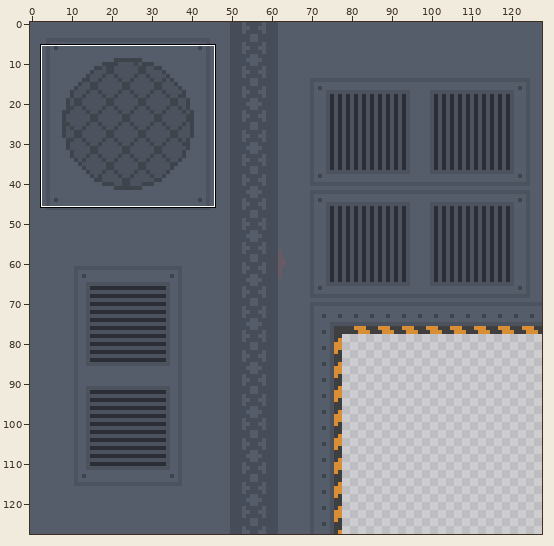
Two states of a sprite sheet, assets/levels/vents/corner_hole.png. The first picture is a wide view before the edit; the outline marks the close-up.
Close-up. Earlier state:
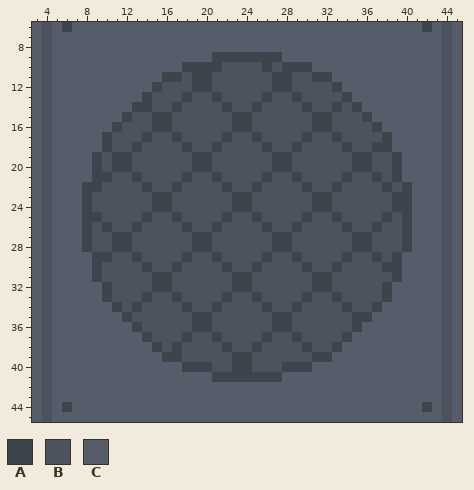
The file is 128x128 pixels. Colours within 5 levels of each other are drawn and written as one. Shown: x 3..45, y 6..45.
Palette (. is transparent): A #3e444c  B #4d535e  C #555d6b
Pixels before, first column x 3:
 6 CBCACCCCCCCCCCCCCCCCCCCCCCCCCCCCCCCCCCCACBC
 7 CBCCCCCCCCCCCCCCCCCCCCCCCCCCCCCCCCCCCCCCCBC
 8 CBCCCCCCCCCCCCCCCCCCCCCCCCCCCCCCCCCCCCCCCBC
 9 CBCCCCCCCCCCCCCCCCAAAAAAACCCCCCCCCCCCCCCCBC
10 CBCCCCCCCCCCCCCAAAABBBBABAAACCCCCCCCCCCCCBC
11 CBCCCCCCCCCCCAABAABBBBBBAABBAACCCCCCCCCCCBC
12 CBCCCCCCCCCCABBBAABBBBBBAABBBBACCCCCCCCCCBC
13 CBCCCCCCCCCABBBABBABBBBABBABBBBACCCCCCCCCBC
14 CBCCCCCCCCAABBABBBBABBABBBBABBABACCCCCCCCBC
15 CBCCCCCCCABBAABBBBBBAABBBBBBAABBBACCCCCCCBC
16 CBCCCCCCABBBAABBBBBBAABBBBBBAABBBBACCCCCCBC
17 CBCCCCCABBBABBABBBBABBABBBBABBABBBBACCCCCBC
18 CBCCCCCABBABBBBABBABBBBABBABBBBABBAACCCCCBC
19 CBCCCCABAABBBBBBAABBBBBBAABBBBBBAABBACCCCBC
20 CBCCCCABAABBBBBBAABBBBBBAABBBBBBAABBACCCCBC
21 CBCCCCAABBABBBBABBABBBBABBABBBBABBABACCCCBC
22 CBCCCAABBBBABBABBBBABBABBBBABBABBBBABACCCBC
23 CBCCCABBBBBBAABBBBBBAABBBBBBAABBBBBBAACCCBC
24 CBCCCABBBBBBAABBBBBBAABBBBBBAABBBBBBAACCCBC
25 CBCCCAABBBBABBABBBBABBABBBBABBABBBBABACCCBC
26 CBCCCABABBABBBBABBABBBBABBABBBBABBABBACCCBC
27 CBCCCABBAABBBBBBAABBBBBBAABBBBBBAABBBACCCBC
28 CBCCCABBAABBBBBBAABBBBBBAABBBBBBAABBBACCCBC
29 CBCCCCAABBABBBBABBABBBBABBABBBBABBABACCCCBC
30 CBCCCCABBBBABBABBBBABBABBBBABBABBBBAACCCCBC
31 CBCCCCABBBBBAABBBBBBAABBBBBBAABBBBBBACCCCBC
32 CBCCCCCABBBBAABBBBBBAABBBBBBAABBBBBACCCCCBC
33 CBCCCCCABBBABBABBBBABBABBBBABBABBBBACCCCCBC
34 CBCCCCCCABABBBBABBABBBBABBABBBBABBACCCCCCBC
35 CBCCCCCCCABBBBBBAABBBBBBAABBBBBBAACCCCCCCBC
36 CBCCCCCCCCABBBBBAABBBBBBAABBBBBBACCCCCCCCBC
37 CBCCCCCCCCCABBBABBABBBBABBABBBBACCCCCCCCCBC
38 CBCCCCCCCCCCABABBBBABBABBBBABBACCCCCCCCCCBC
39 CBCCCCCCCCCCCAABBBBBAABBBBBBAACCCCCCCCCCCBC
40 CBCCCCCCCCCCCCCAAABBAABBBAAACCCCCCCCCCCCCBC
41 CBCCCCCCCCCCCCCCCCAAAAAAACCCCCCCCCCCCCCCCBC
42 CBCCCCCCCCCCCCCCCCCCCCCCCCCCCCCCCCCCCCCCCBC
43 CBCCCCCCCCCCCCCCCCCCCCCCCCCCCCCCCCCCCCCCCBC
44 CBCACCCCCCCCCCCCCCCCCCCCCCCCCCCCCCCCCCCACBC
45 CBCCCCCCCCCCCCCCCCCCCCCCCCCCCCCCCCCCCCCCCBC
The result:
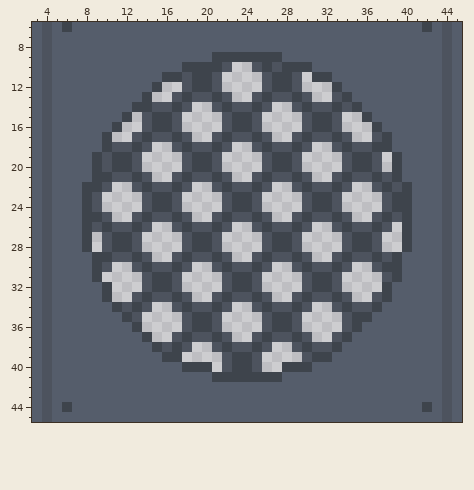
The edit:
Colour B is gone in row 10 at x 23 to 24; in row 11 at x 22 to 25 and 30; in row 12 at x 16 to 17, 22 to 25 and 30 to 32; in row 13 at x 15 to 16, 23 to 24 and 31 to 32; in row 14 at x 19 to 20 and 27 to 28; in row 15 at x 13, 18 to 21, 26 to 29 and 34 to 35.
Colour B is gone in row 16 at x 12 to 13, 18 to 21, 26 to 29 and 34 to 36; in row 17 at x 11 to 12, 19 to 20, 27 to 28 and 35 to 36; in row 18 at x 15 to 16, 23 to 24 and 31 to 32; in rows 19 to 20 at x 14 to 17, 22 to 25, 30 to 33 and 38; in row 21 at x 15 to 16, 23 to 24 and 31 to 32; in row 22 at x 11 to 12, 19 to 20, 27 to 28 and 35 to 36.
Colour B is gone in rows 23 to 24 at x 10 to 13, 18 to 21, 26 to 29 and 34 to 37; in row 25 at x 11 to 12, 19 to 20, 27 to 28 and 35 to 36; in row 26 at x 15 to 16, 23 to 24, 31 to 32 and 39; in rows 27 to 28 at x 9, 14 to 17, 22 to 25, 30 to 33 and 38 to 39; in row 29 at x 15 to 16, 23 to 24 and 31 to 32; in row 30 at x 11 to 12, 19 to 20, 27 to 28 and 35 to 36.
Colour B is gone in row 31 at x 10 to 13, 18 to 21, 26 to 29 and 34 to 37; in row 32 at x 11 to 13, 18 to 21, 26 to 29 and 34 to 37; in row 33 at x 11 to 12, 19 to 20, 27 to 28 and 35 to 36; in row 34 at x 15 to 16, 23 to 24 and 31 to 32; in rows 35 to 36 at x 14 to 17, 22 to 25 and 30 to 33; in row 37 at x 15 to 16, 23 to 24 and 31 to 32.
Colour B is gone in row 38 at x 19 to 20 and 27 to 28; in row 39 at x 18 to 21 and 26 to 29; in row 40 at x 21 and 26 to 27.
Pixel boxes of the changes (left, top, right, bottom) in both close-ups:
erased: (92, 62, 402, 372)
